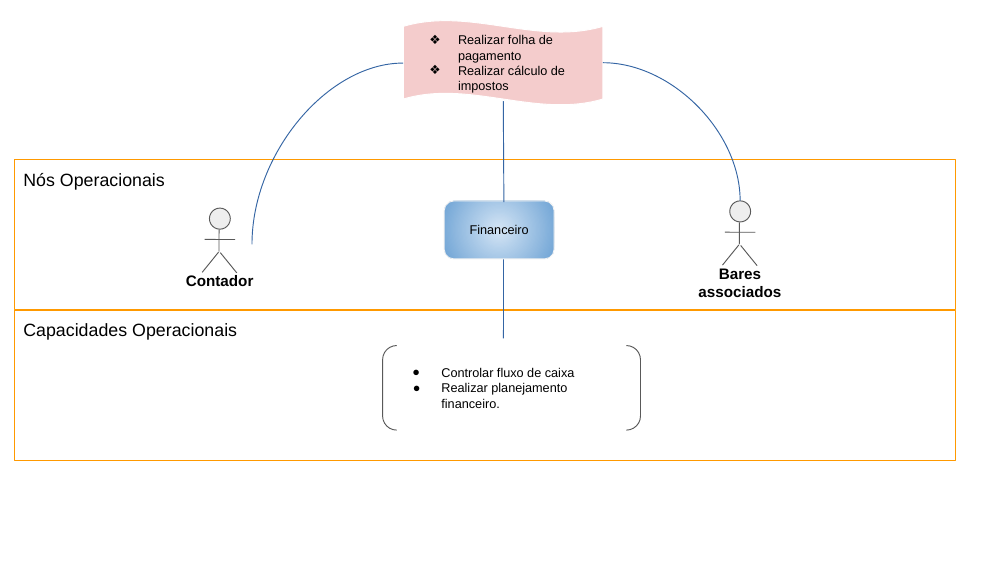
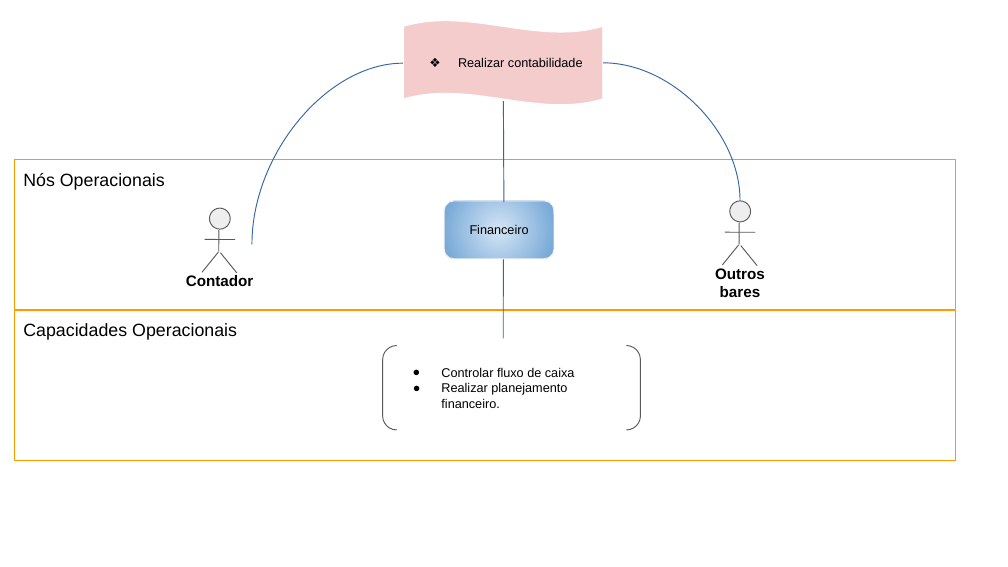
Before and after one commit to Darienzo08/ope_ads, a slide deck: slide 5 of docs/ARTEFATOS(15-23)/Arquitetura/15) Arquitetura de Negócio para cada Cenário.pptx (slide 4 before the commit). Drawn at 1008x567 pixels with LibreOffice and Linux fonts; fonts in the diff are those of the drawing. Boxes give left, top, right and bottom in pixels: in the first picture for what was removed or moved away, otherwise in the second. Text is boxed around its words. In the diff, an @@ line names an element or a change of style, - is before the commit and + after.

```diff
--- a/docs/ARTEFATOS(15-23)/Arquitetura/15) Arquitetura de Negócio para cada Cenário.pptx
+++ b/docs/ARTEFATOS(15-23)/Arquitetura/15) Arquitetura de Negócio para cada Cenário.pptx
@@ wave "Realizar contabilidade" at <box>403,20,603,104</box>: outline #FFFFFF 0.75 pt to #FFFFFF 0.74 pt @@
@@ text in wave at <box>458,57,583,67</box>: text changed @@
-❖ Realizar folha de pagamento
-❖ Realizar cálculo de impostos
+❖ Realizar contabilidade
@@ curved line (252, 244) - (403, 63): stroke #3465A4 0.75 pt to #3465A4 0.74 pt @@
@@ curved line (604, 63) - (740, 200): stroke #3465A4 0.75 pt to #3465A4 0.74 pt; route changed @@
@@ freeform shape at <box>504,102,505,202</box>: outline #3465A4 0.75 pt to #3465A4 0.74 pt; outline redrawn @@
@@ rectangle "Nós Operacionais" at <box>15,159,956,309</box>: outline #FF9900 0.75 pt to #FF9900 0.74 pt @@
@@ rounded rectangle "Financeiro" at <box>445,201,554,259</box>: outline #F3F3F3 0.75 pt to #F3F3F3 0.74 pt @@
@@ freeform shape at <box>219,230,219,252</box>: outline #595959 0.75 pt to #595959 0.74 pt; outline redrawn @@
@@ outline #595959 0.75 pt to #595959 0.74 pt in 3 elements at <box>202,252,219,273</box>, <box>723,245,739,265</box>, <box>725,232,756,232</box> @@
@@ freeform shape at <box>739,222,739,244</box>: outline #595959 0.75 pt to #595959 0.74 pt; outline redrawn @@
@@ freeform shape at <box>503,260,503,338</box>: outline #3465A4 0.75 pt to #3465A4 0.74 pt; outline redrawn @@
@@ text at <box>715,268,765,297</box>: text changed @@
-Bares associados
+Outros bares
@@ rectangle "Capacidades Operacionais" at <box>15,310,956,460</box>: outline #FF9900 0.75 pt to #FF9900 0.74 pt @@
@@ bracket pair "Controlar fluxo de caixa" at <box>383,346,641,430</box>: outline #595959 0.75 pt to #595959 0.74 pt; proportions changed @@
```
Also in this commit, not shown: 3 other slides changed, 1 slide added, 3 other files.
